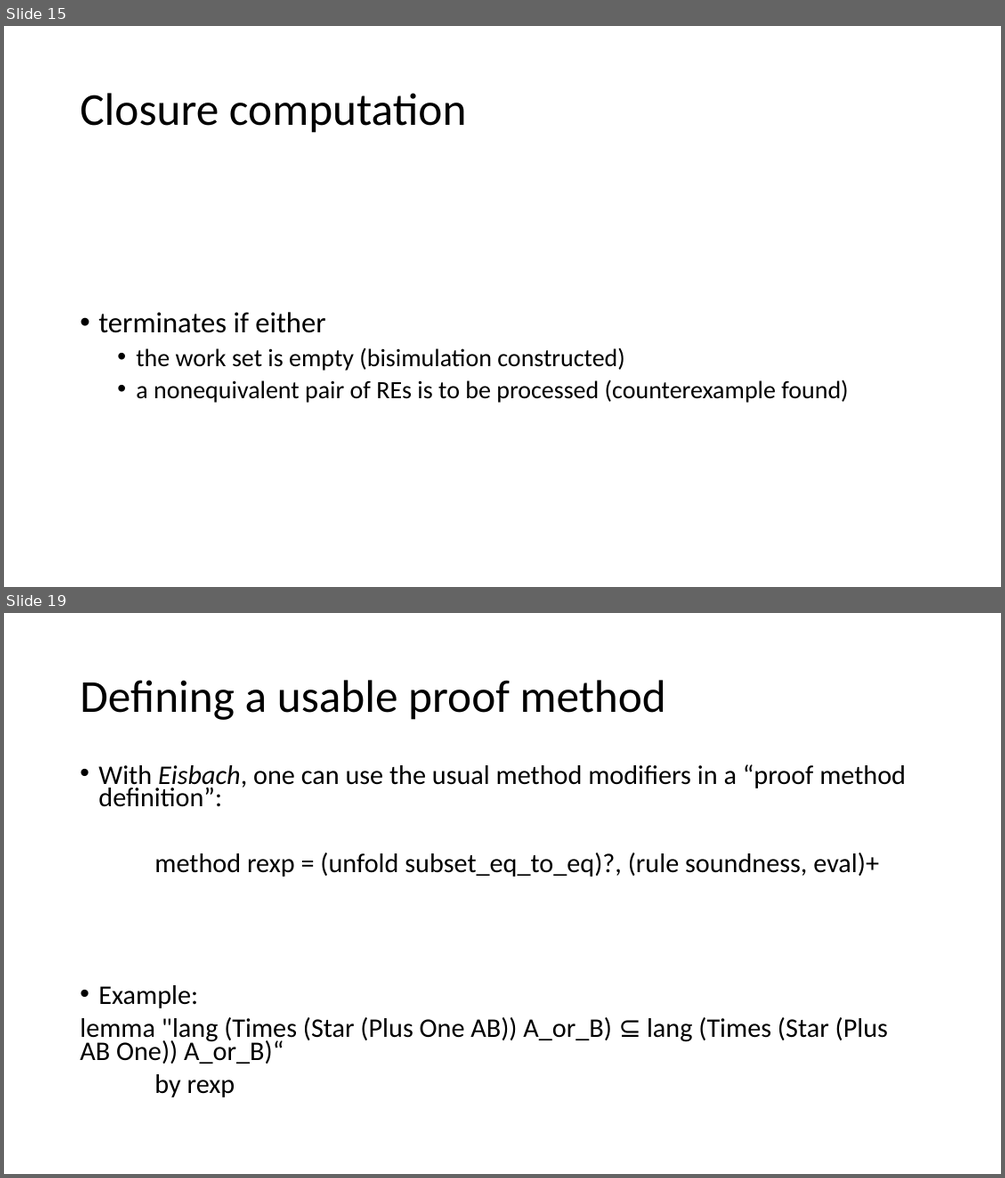
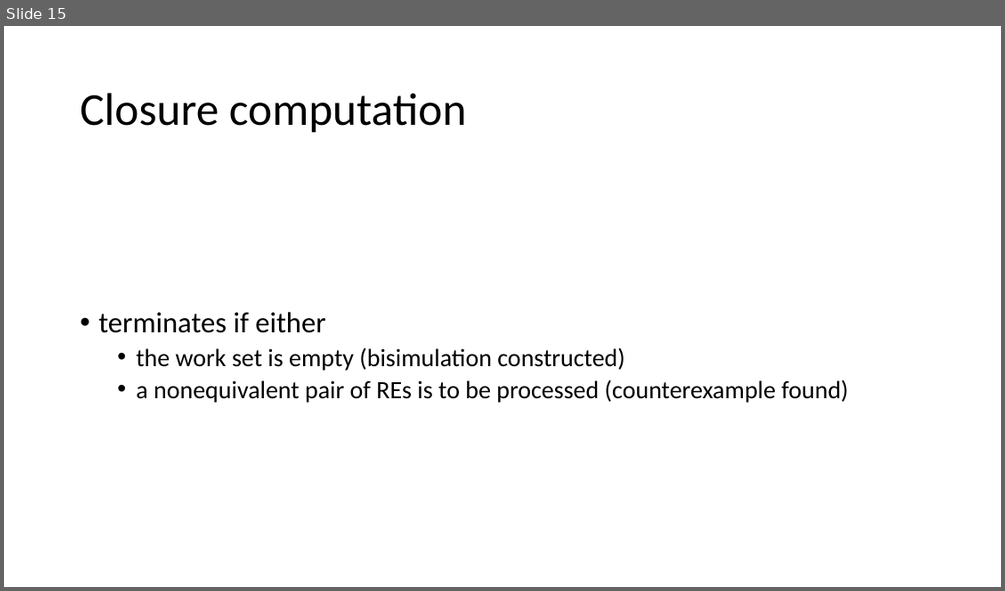
Before and after one commit to Helli/fds_seminar, a slide deck: slides.pptx. Shown one above the other, each under a label of ours: slides 15 and 19 before the commit, slide 15 after it; the slides between them are not shown. The pictures are 1005x1178 and 1005x591 pixels, drawn with LibreOffice and Linux fonts; fonts in the diff are those of the drawing. Boxes give left, top, right and bottom in pixels: in the first picture for what was removed or moved away, otherwise in the second. Text is boxed around its words. In the diff, an @@ line names an element or a change of style, - is before the commit and + after.

```diff
--- a/slides.pptx
+++ b/slides.pptx
@@ slide 19 removed at (x1=4, y1=613, x2=1001, y2=1174), background #FFFFFF @@
@@ title removed at (x1=80, y1=680, x2=666, y2=720) @@
-Defining a usable proof method
@@ text removed at (x1=80, y1=764, x2=906, y2=1097) @@
-• With Eisbach, one can use the usual method modifiers in a “proof method definition”:
-method rexp = (unfold subset_eq_to_eq)?, (rule soundness, eval)+
-• Example:
-lemma "lang (Times (Star (Plus One AB)) A_or_B) ⊆ lang (Times (Star (Plus AB One)) A_or_B)“
-by rexp
```
Also in this commit, not shown: 2 slides added, 4 other slides removed.
